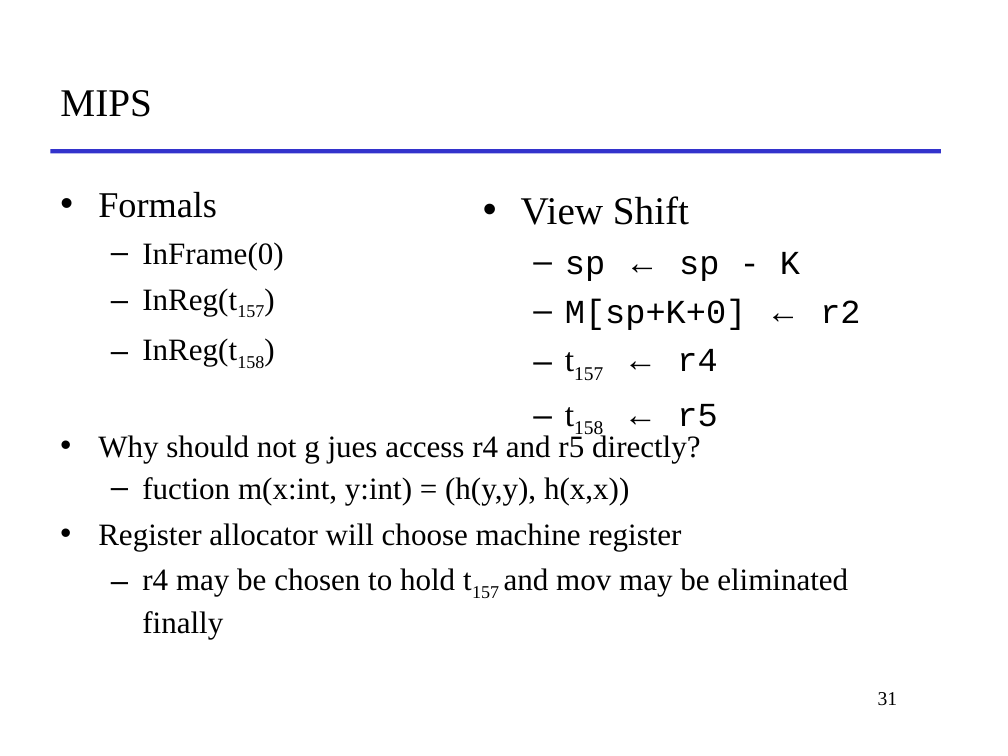
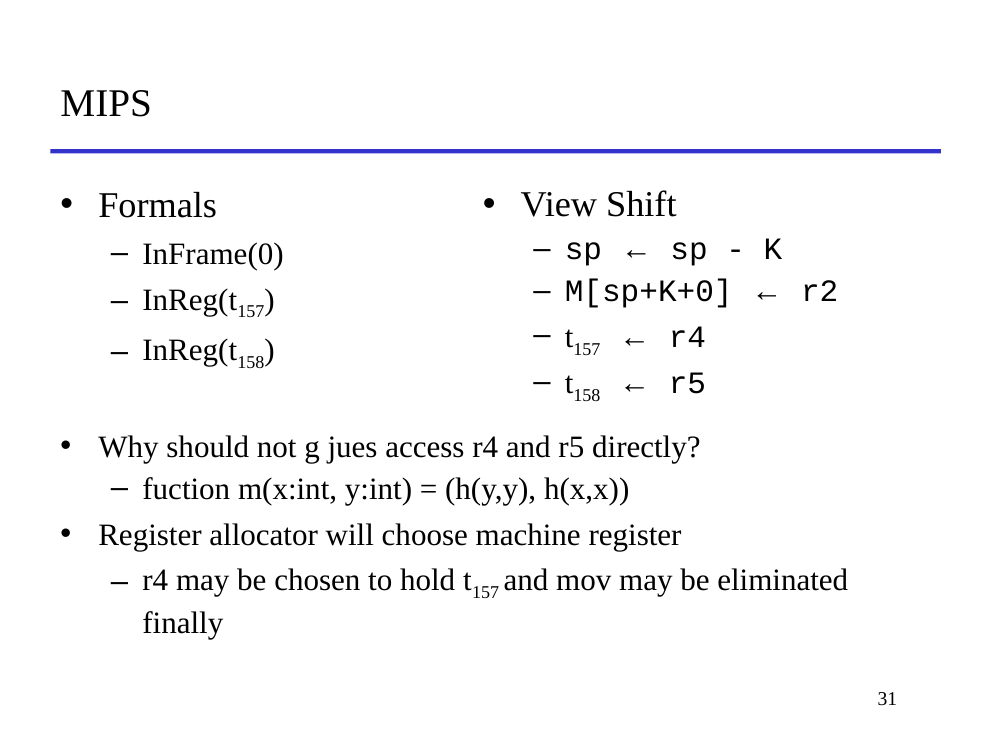
Before and after one commit to yepengpeng-1/2019-2020-autumn-semester, a slide deck: slide 31 of SE-302/slides/12.ppt. Drawn at 1008x756 pixels with LibreOffice and Linux fonts; fonts in the diff are those of the drawing. Boxes give left, top, right and bottom in pixels: in the first picture for what was removed or moved away, otherwise in the second. Text is boxed around its words. In the diff, an @@ line names an element or a change of style, - is before the commit and + after.

```diff
--- a/SE-302/slides/12.ppt
+++ b/SE-302/slides/12.ppt
@@ text "View Shift" at (x1=521, y1=190, x2=838, y2=394): size 28 to 25.9 pt in "View Shift"; size 24 to 22.2 pt in "sp ← sp - K", "M[sp+K+0] ← r2", "t157 ← r4", "t158 ← r5"; line spacing 1 to 0.9 @@
```
Also in this commit, not shown: 1 other file.
